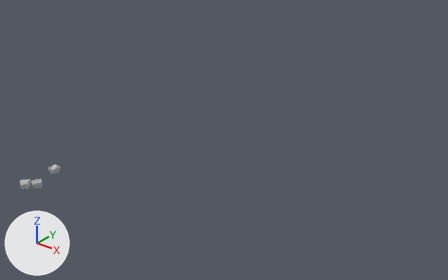
An edit to the FBX model assets/_mesh/_Lookdev/JAM_ST_Cart.fbx, drawn before and after from the same camera.
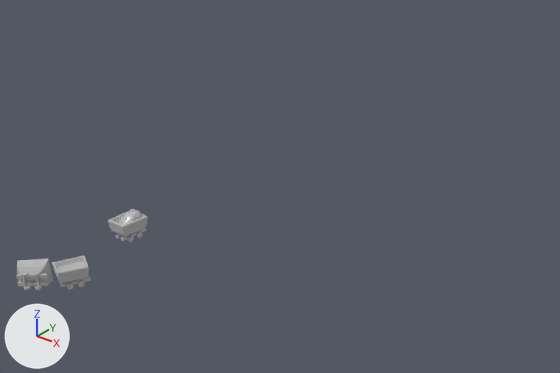
The first picture shows the older version from a 50 mm camera at (149.7, -102.3, 96.0) aimed at (22.4, 56.8, -2.6). The close-ups show the older and then the newer version on the part from 3% to 42% of the width and 36% to 77% of the height of that picture. Only the edits that show in the close-ups are written down. Arrows for +X, +Y and +Z are at lower left; the lights stay in place. Where no turn or scale is listed for an object, it has been applied to the vertices.

The older version as bpy lines, for what is in view:
```python
me_mesh = bpy.data.meshes.new('Mesh')
me_mesh.from_pydata(...)  # 1059 vertices, 1235 faces; spans x -3.12..3.1, y -6.98..7.43, z -1.46..1.48
me_mesh.materials.append(mat_cart_metal)  # its picture is missing
ob_env_carts = bpy.data.objects.new('ENV_carts', me_mesh)
ob_env_carts.location = (0.77, -6.03, 1.45)
```
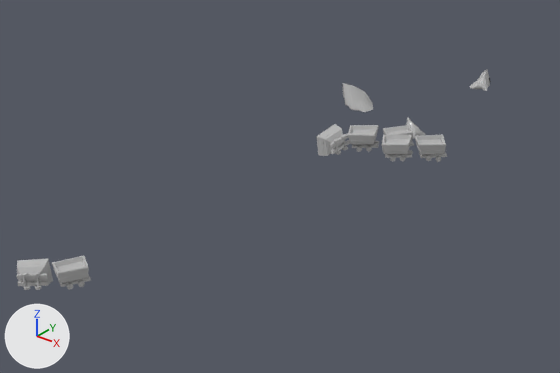
Boxes [x1, y1, x2, y2] around the edits, measured in the close-ups (560 x 373 px; the box of a moved part takes in the faces that stretch with it):
```json
{"object": "ENV_carts", "change": "reshaped, moved", "before": [17, 209, 148, 290], "after": [17, 69, 491, 290]}
{"part": 1, "of": "me_mesh", "change": "moved or reshaped", "before": [136, 232, 143, 238], "after": [356, 146, 362, 152]}
{"part": 2, "of": "me_mesh", "change": "moved or reshaped", "before": [108, 209, 148, 237], "after": [348, 125, 379, 145]}
{"part": 3, "of": "me_mesh", "change": "moved or reshaped", "before": [121, 228, 146, 241], "after": [352, 144, 378, 148]}
{"part": 4, "of": "me_mesh", "change": "moved or reshaped", "before": [127, 236, 134, 242], "after": [366, 146, 372, 152]}
{"part": 5, "of": "me_mesh", "change": "deleted", "before": [119, 210, 143, 225]}
{"part": 6, "of": "me_mesh", "change": "added", "after": [316, 69, 491, 162]}
```

Edits to the scene script, one JSON object a line:
```json
{"block": "me_mesh", "where": "# used by ob_env_carts; location = (0.77, -6.03, 1.45)"}
{"op": "remove", "block": "me_mesh", "code": "me_mesh.from_pydata(...)  # 1059 vertices, 1235 faces; spans x -3.12..3.1, y -6.98..7.43, z -1.46..1.48"}
{"op": "add", "block": "me_mesh", "code": "me_mesh.from_pydata(...)  # 4079 vertices, 4806 faces; spans x -7.36..67.11, y -13.01..139.27, z -12.36..8.09"}
{"block": "me_mesh", "change": "me_mesh part 1: the loose piece of 50 vertices spanning x -1.21..-0.96, y 6.19..6.79, z -1.32..-0.72 is turned -50.2 degrees about the z axis through its middle, then moved by (3.92, 20.25, 1.65)"}
{"block": "me_mesh", "change": "me_mesh part 2: the loose piece of 56 vertices spanning x -2.88..-0.46, y 4.36..7.41, z -0.73..0.94 is turned -50.2 degrees about the z axis through its middle, then moved by (4.47, 21.59, 1.65)"}
{"block": "me_mesh", "change": "me_mesh part 3: the loose piece of 10 vertices spanning x -1.57..-1.22, y 4.66..7.43, z -0.98..-0.7 is turned -50.2 degrees about the z axis through its middle, then moved by (4.49, 21.32, 1.65)"}
{"block": "me_mesh", "change": "me_mesh part 4: the loose piece of 50 vertices spanning x -1.21..-0.96, y 5.15..5.75, z -1.32..-0.72 is turned -50.2 degrees about the z axis through its middle, then moved by (4.72, 21.96, 1.65)"}
{"block": "me_mesh", "change": "me_mesh part 5: the loose piece of 69 vertices spanning x -2.69..-0.77, y 4.9..7.16, z 0.28..1.48 is deleted"}
{"block": "me_mesh", "change": "me_mesh part 6: 1615 vertices added at x -7.36..11.66, y 23.4..48.26, z -0.2..3.16"}
{"block": "me_mesh", "change": "other edits to the shape of me_mesh do not show in these pictures"}
{"op": "set", "path": "ob_env_carts.location", "old": "(0.77, -6.03, 1.45)", "new": "(0.0, 0.0, 0.0)"}
```
